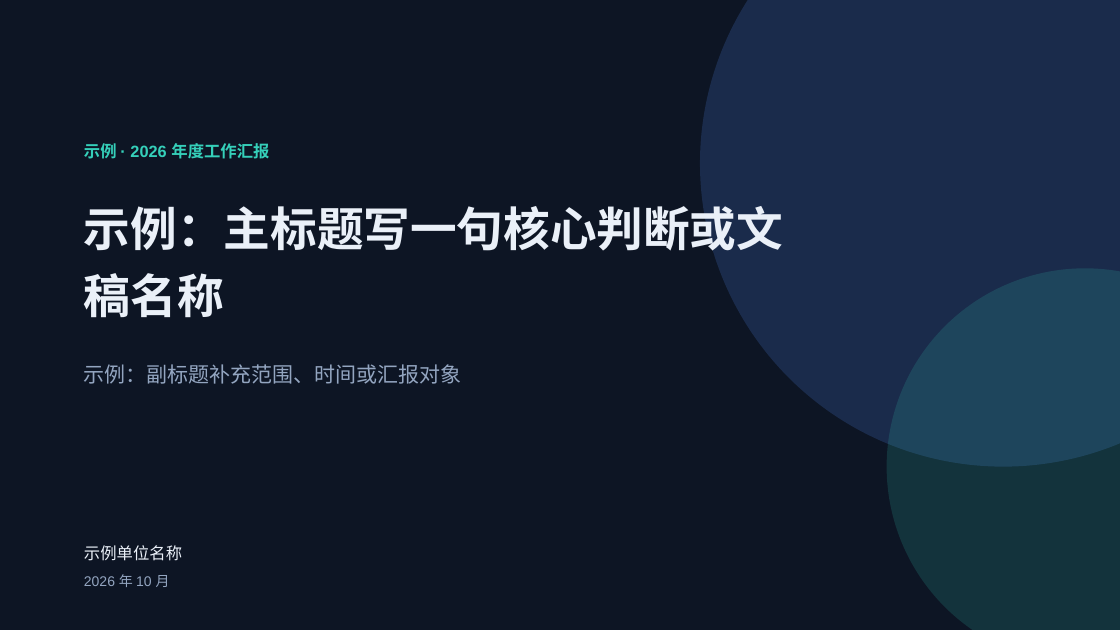
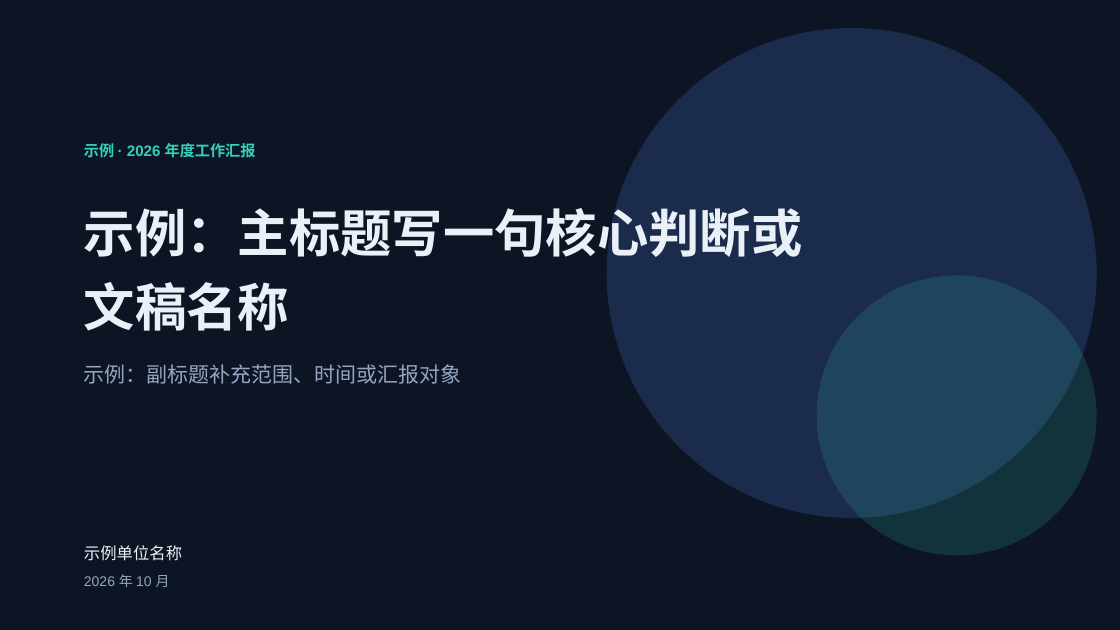
Before and after one commit to dataelement/bisheng, a slide deck: slide 1 of src/backend/bisheng/linsight/builtin_skills/bisheng-pptx/templates/tech-dark/template.pptx. Drawn at 1120x630 pixels with LibreOffice and Linux fonts; fonts in the diff are those of the drawing. Boxes give left, top, right and bottom in pixels: in the first picture for what was removed or moved away, otherwise in the second. Text is boxed around its words. In the diff, an @@ line names an element or a change of style, - is before the commit and + after.

```diff
--- a/src/backend/bisheng/linsight/builtin_skills/bisheng-pptx/templates/tech-dark/template.pptx
+++ b/src/backend/bisheng/linsight/builtin_skills/bisheng-pptx/templates/tech-dark/template.pptx
@@ ellipse: place and size @@
-ellipse at bbox=[700, 0, 1120, 466]
+ellipse at bbox=[607, 28, 1096, 518]
@@ text "示例 · 2026 年度工作汇报" at bbox=[84, 143, 256, 158]: size 14 to 13 pt @@
@@ text "示例：主标题写一句核心判断或文稿名称" at bbox=[84, 208, 803, 331]: size 40 to 44 pt @@
@@ ellipse: place and size @@
-ellipse at bbox=[887, 268, 1120, 630]
+ellipse at bbox=[817, 276, 1096, 555]
```
Also in this commit, not shown: 14 other slides changed, 18 other files.
